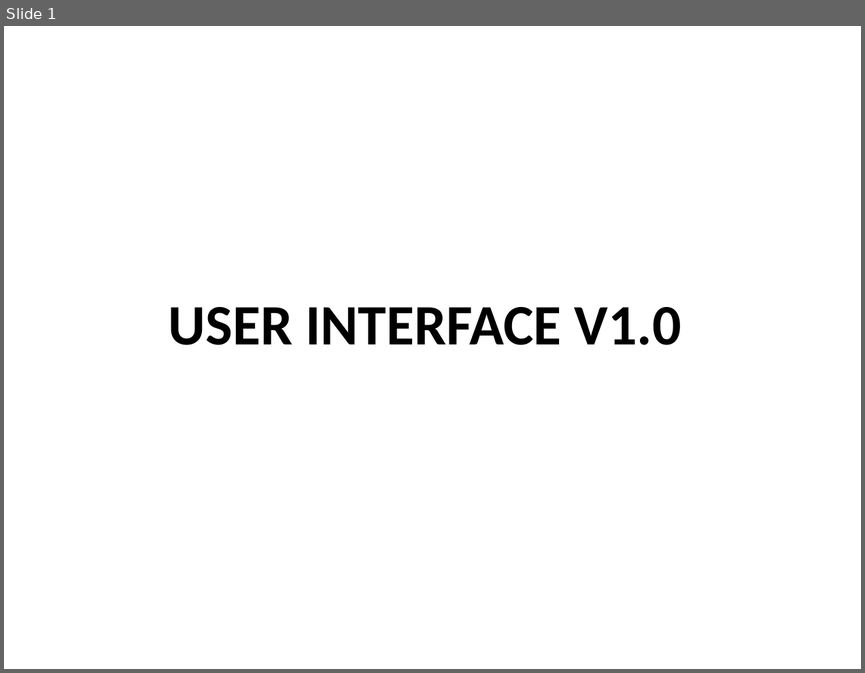
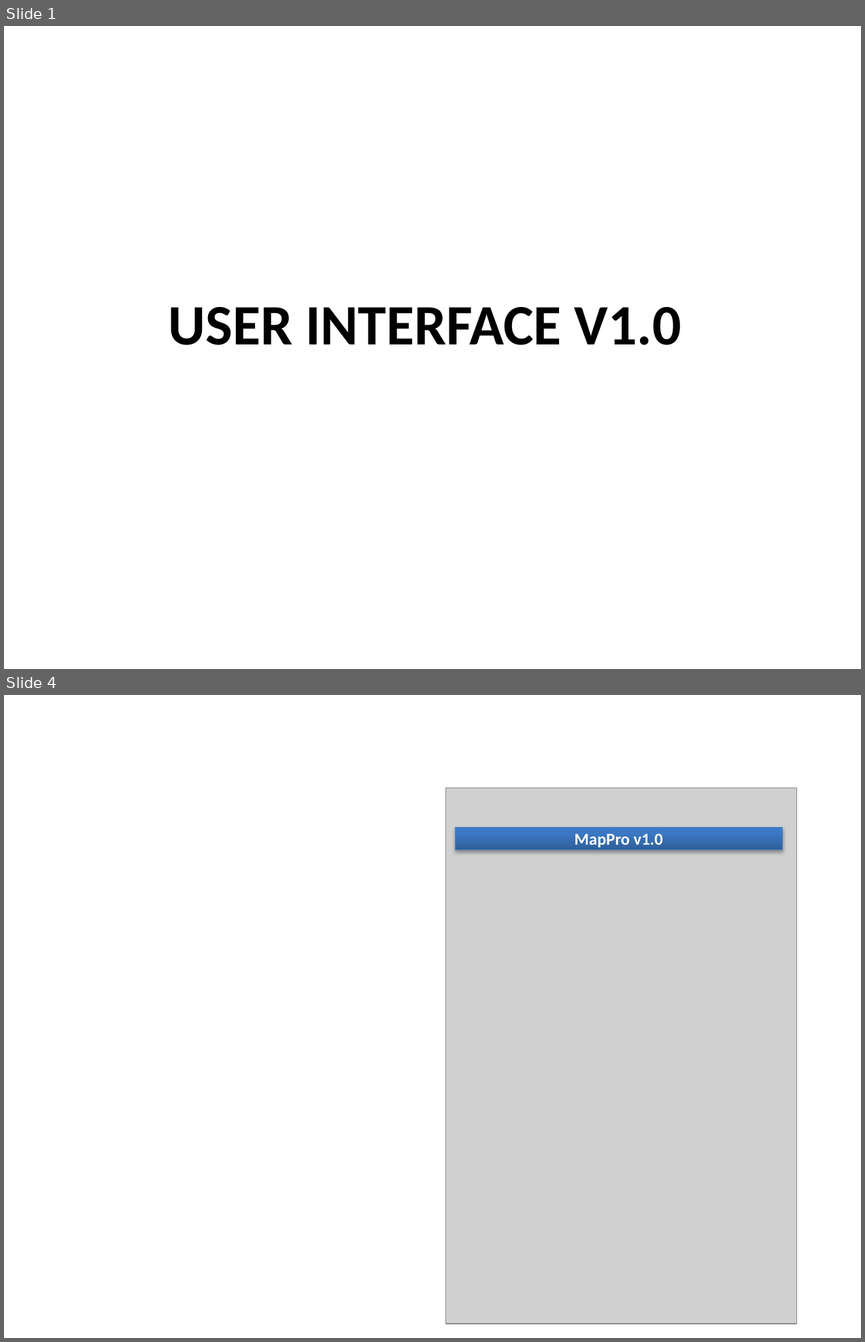
Before and after one commit to hungdien/google-map-api-and-map-on-android, a slide deck: Design/User Interface Design.pptx. Shown one above the other, each under a label of ours: slide 1 before the commit, slides 1 and 4 after it; the slides between them are not shown. The pictures are 865x673 and 865x1342 pixels, drawn with LibreOffice and Linux fonts; fonts in the diff are those of the drawing; grey boxes stand for pictures. Boxes give left, top, right and bottom in pixels: in the first picture for what was removed or moved away, otherwise in the second. Text is boxed around its words. In the diff, an @@ line names an element or a change of style, - is before the commit and + after.

```diff
--- a/Design/User Interface Design.pptx
+++ b/Design/User Interface Design.pptx
@@ slide 4 added at [4, 695, 861, 1338], background #FFFFFF @@
@@ picture added at [446, 787, 797, 1323] @@
@@ rectangle added at [455, 827, 782, 849], fill gradient #2F5F99 to #3D7CC7 to #3A7CCB, outline #4B7EBC 0.75 pt, 14 pt, text #FFFFFF, bold @@
+MapPro v1.0
```
Also in this commit, not shown: 1 slide changed, 2 other slides added.
